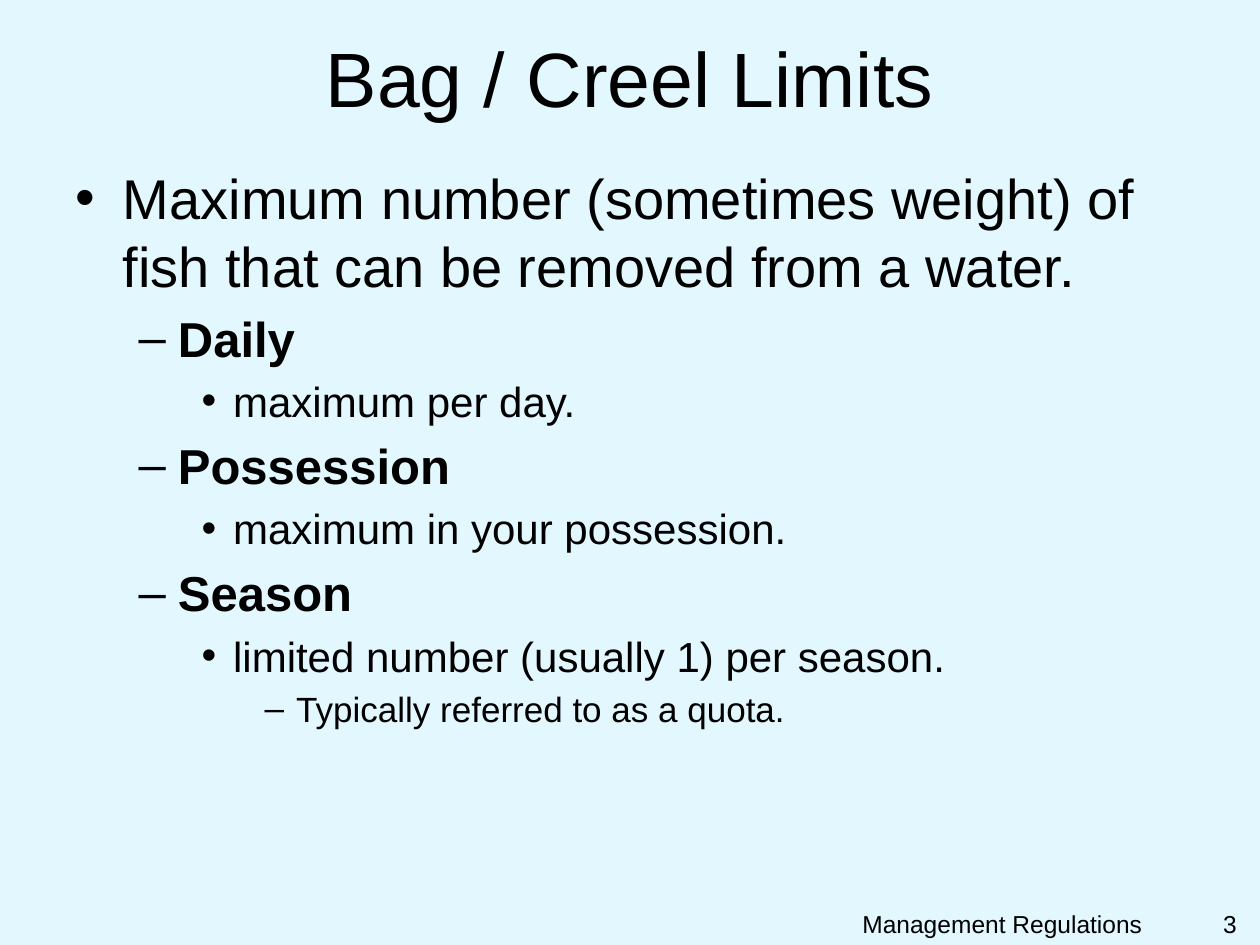
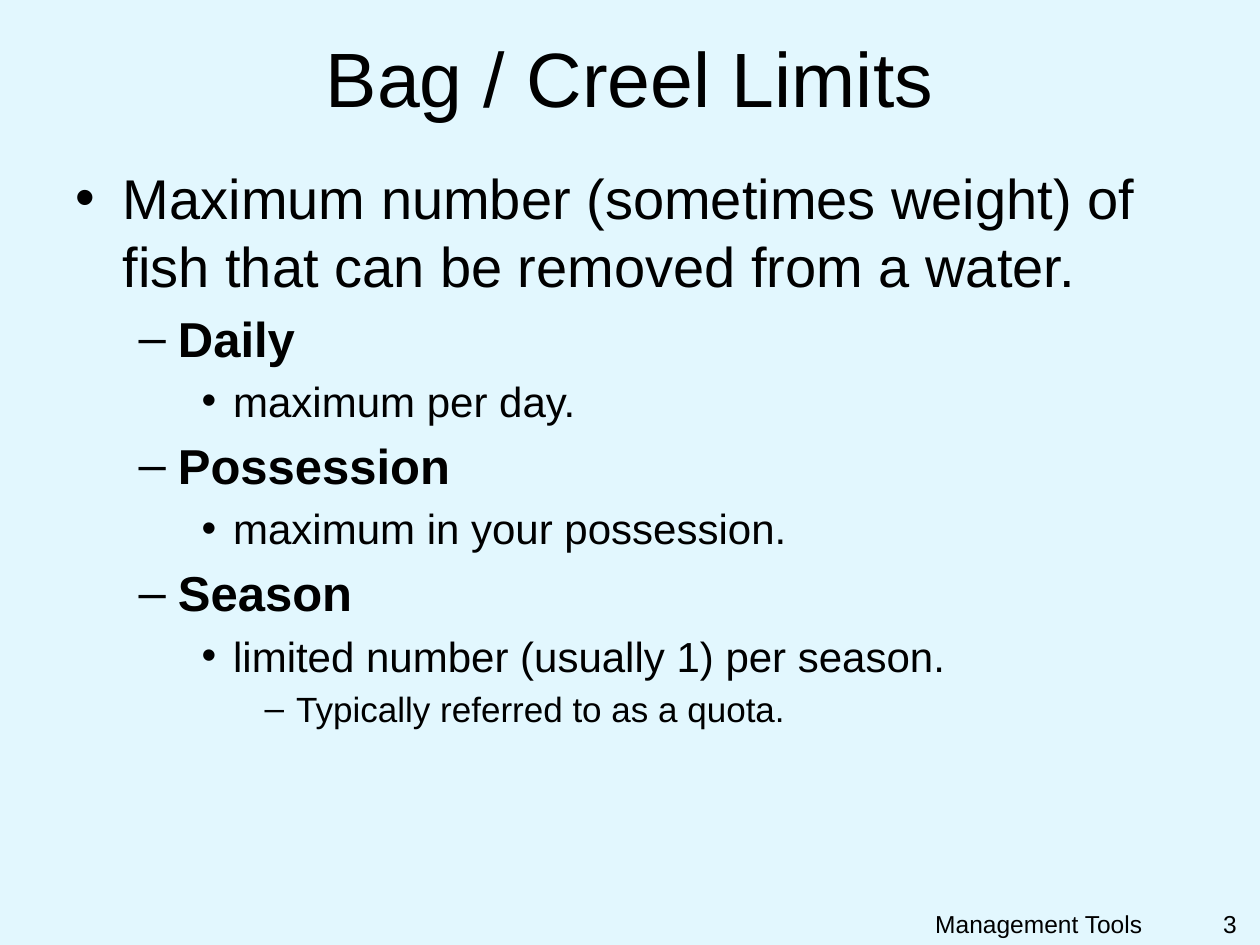
Before and after one commit to droglenc/NCNRS349, a slide deck: slide 3 of modules/PPT/ManagementTools.pptx. Drawn at 1260x945 pixels with LibreOffice and Linux fonts; fonts in the diff are those of the drawing; background and template pictures are left out. Boxes give left, top, right and bottom in pixels: in the first picture for what was removed or moved away, otherwise in the second. Text is boxed around its words. In the diff, an @@ line names an element or a change of style, - is before the commit and + after.

Commit message:
Updated Management Tools

```diff
--- a/modules/PPT/ManagementTools.pptx
+++ b/modules/PPT/ManagementTools.pptx
@@ text at box(935, 915, 1142, 938): text changed @@
-Management Regulations
+Management Tools
```
Also in this commit, not shown: 9 other slides changed, 3 other files.
